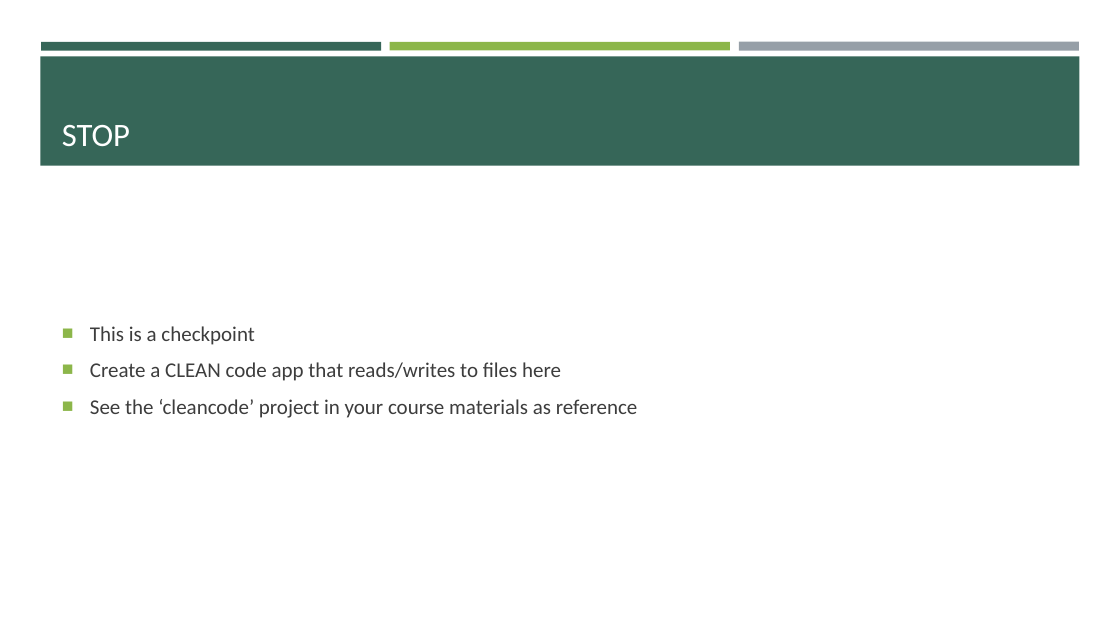
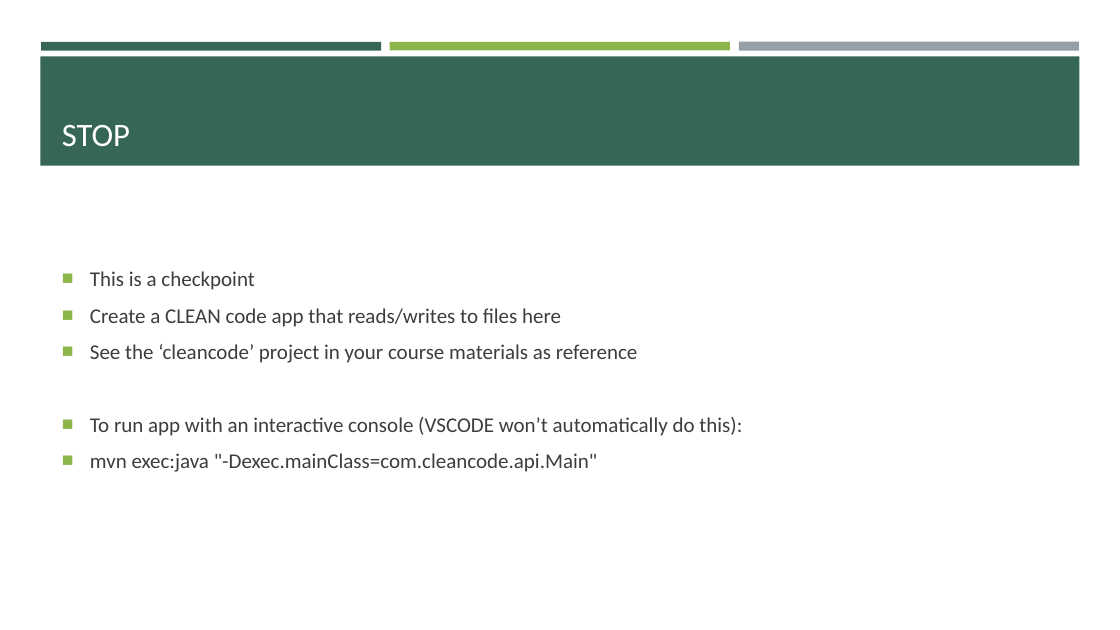
Before and after one commit to e-m-wilson/java-fs, a slide deck: slide 33 of Week_4/Advanced_Java_Design_Patterns_&_JDBC.pptx. Drawn at 1120x630 pixels with LibreOffice and Linux fonts; fonts in the diff are those of the drawing. Boxes give left, top, right and bottom in pixels: in the first picture for what was removed or moved away, otherwise in the second. Text is boxed around its words. In the diff, an @@ line names an element or a change of style, - is before the commit and + after.

Commit message:
update

```diff
--- a/Week_4/Advanced_Java_Design_Patterns_&_JDBC.pptx
+++ b/Week_4/Advanced_Java_Design_Patterns_&_JDBC.pptx
@@ text at [90, 417, 742, 472]: paragraphs added @@
+■ To run app with an interactive console (VSCODE won’t automatically do this):
+■ mvn exec:java "-Dexec.mainClass=com.cleancode.api.Main"
```
Also in this commit, not shown: 1 other slide changed.
